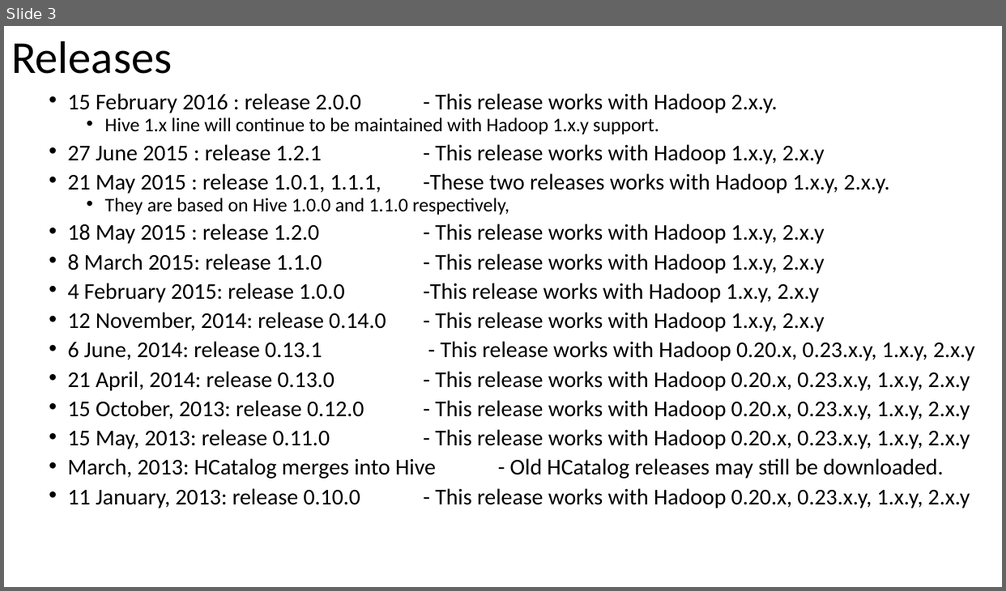
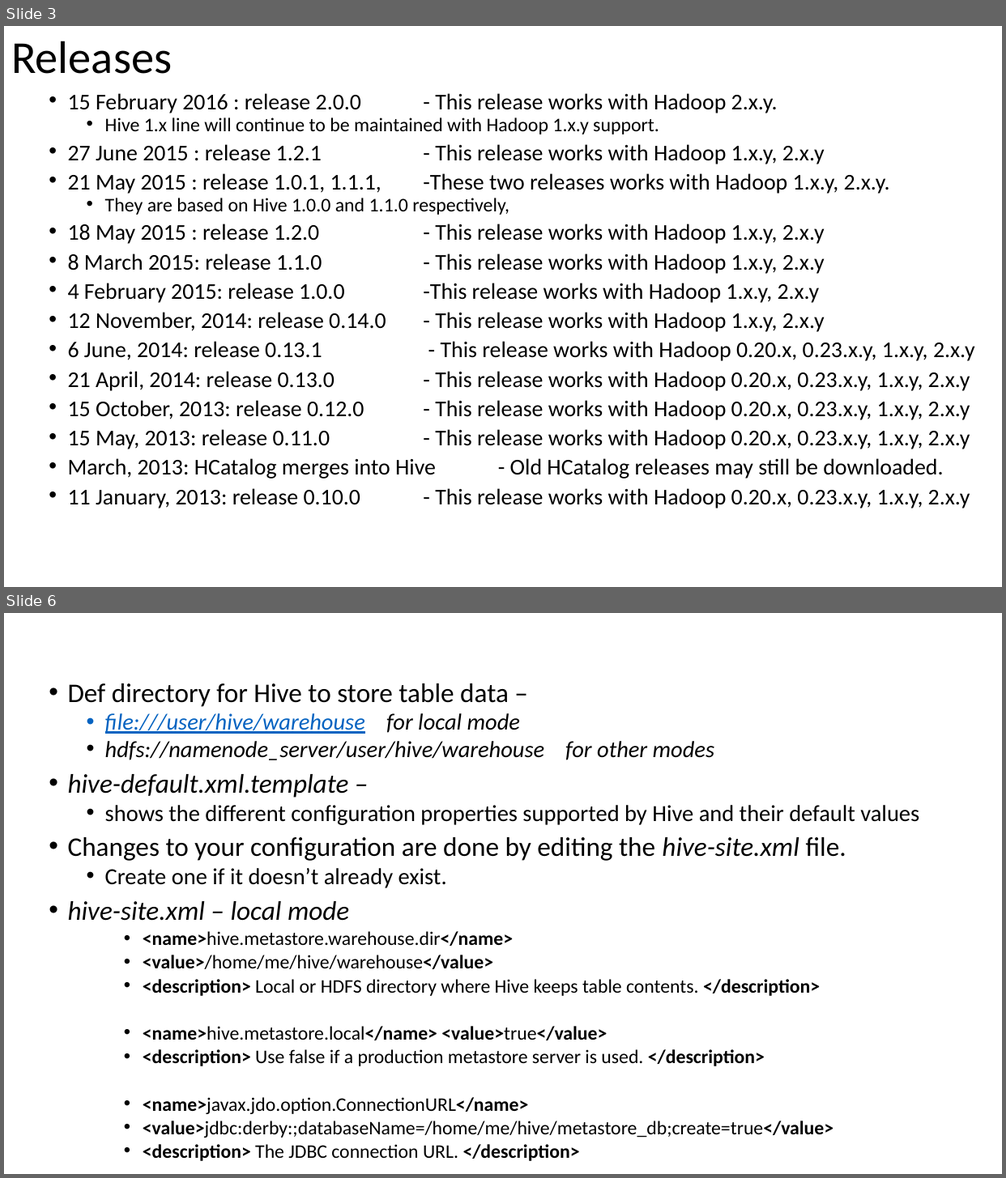
Before and after one commit to email2dorababu/SCALA_Reading, a slide deck: Hive_Def_Guide_mar_2016/Hive_Def_guide_installation.pptx. Shown one above the other, each under a label of ours: slide 3 before the commit, slides 3 and 6 after it; the slides between them are not shown. The pictures are 1006x591 and 1006x1178 pixels, drawn with LibreOffice and Linux fonts; fonts in the diff are those of the drawing. Boxes give left, top, right and bottom in pixels: in the first picture for what was removed or moved away, otherwise in the second. Text is boxed around its words. In the diff, an @@ line names an element or a change of style, - is before the commit and + after.

```diff
--- a/Hive_Def_Guide_mar_2016/Hive_Def_guide_installation.pptx
+++ b/Hive_Def_Guide_mar_2016/Hive_Def_guide_installation.pptx
@@ slide 6 added at [4, 613, 1002, 1174], background #FFFFFF @@
@@ text added at [68, 683, 919, 1161], 18.5 pt, text #000000 @@
+• Def directory for Hive to store table data –
+  • file:///user/hive/warehouse for local mode
+  • hdfs://namenode_server/user/hive/warehouse for other modes
+• hive-default.xml.template –
+  • shows the different configuration properties supported by Hive and their default values
+• Changes to your configuration are done by editing the hive-site.xml file.
+  • Create one if it doesn’t already exist.
+• hive-site.xml – local mode
+    • <name>hive.metastore.warehouse.dir</name>
+    • <value>/home/me/hive/warehouse</value>
+    • <description> Local or HDFS directory where Hive keeps table contents. </description>
+    • <name>hive.metastore.local</name> <value>true</value>
+    • <description> Use false if a production metastore server is used. </description>
+    • <name>javax.jdo.option.ConnectionURL</name>
+    • <value>jdbc:derby:;databaseName=/home/me/hive/metastore_db;create=true</value>
+    • <description> The JDBC connection URL. </description>
```
Also in this commit, not shown: 5 other slides added, 1 other file.
